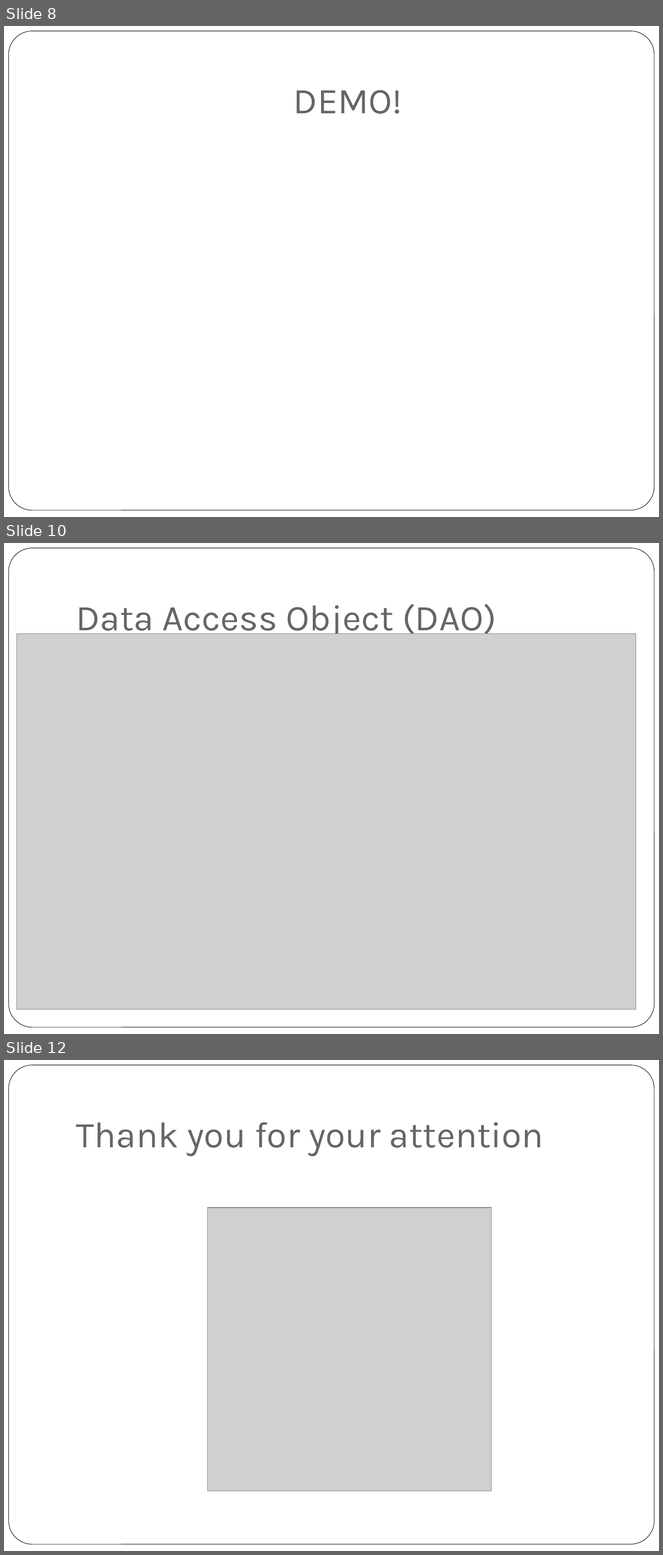
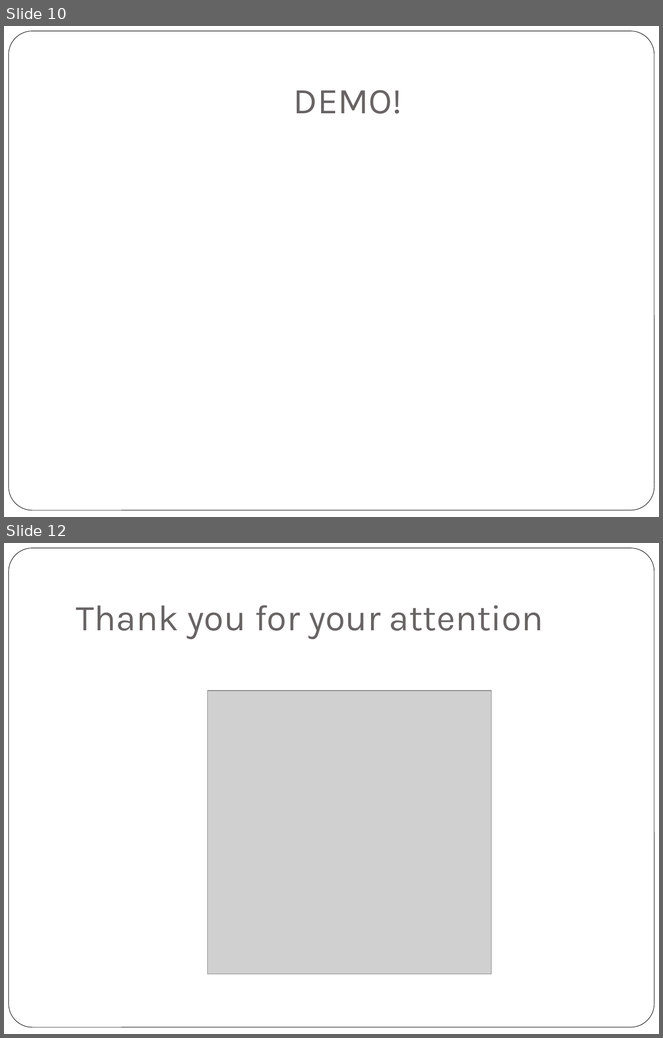
Before and after one commit to MErends/Project_Erends, a slide deck: Reversi.pptx. Shown one above the other, each under a label of ours: slides 8, 10 and 12 before the commit, slides 10 and 12 after it; the slides between them are not shown. The pictures are 663x1555 and 663x1038 pixels, drawn with LibreOffice and Linux fonts; fonts in the diff are those of the drawing; grey boxes stand for pictures. Boxes give left, top, right and bottom in pixels: in the first picture for what was removed or moved away, otherwise in the second. Text is boxed around its words. In the diff, an @@ line names an element or a change of style, - is before the commit and + after.

```diff
--- a/Reversi.pptx
+++ b/Reversi.pptx
@@ slide 10 removed at (4,543,659,1034), background #FFFFFF; not listed: 1 template element that a slide beside it also shows @@
@@ title removed at (76,604,496,639) @@
-Data Access Object (DAO)
@@ picture removed at (17,634,636,1010) @@
@@ what was slide 8 is now slide 10 @@
```
Also in this commit, not shown: 5 slides changed, 1 slide added, 1 other file.
